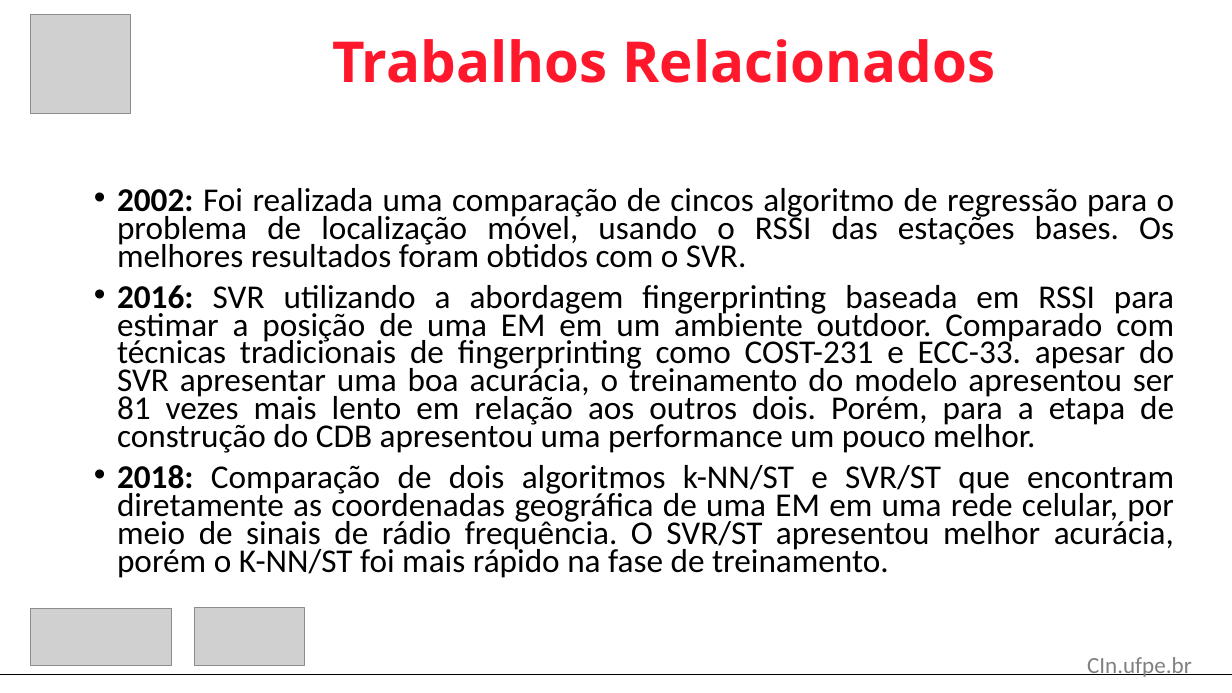
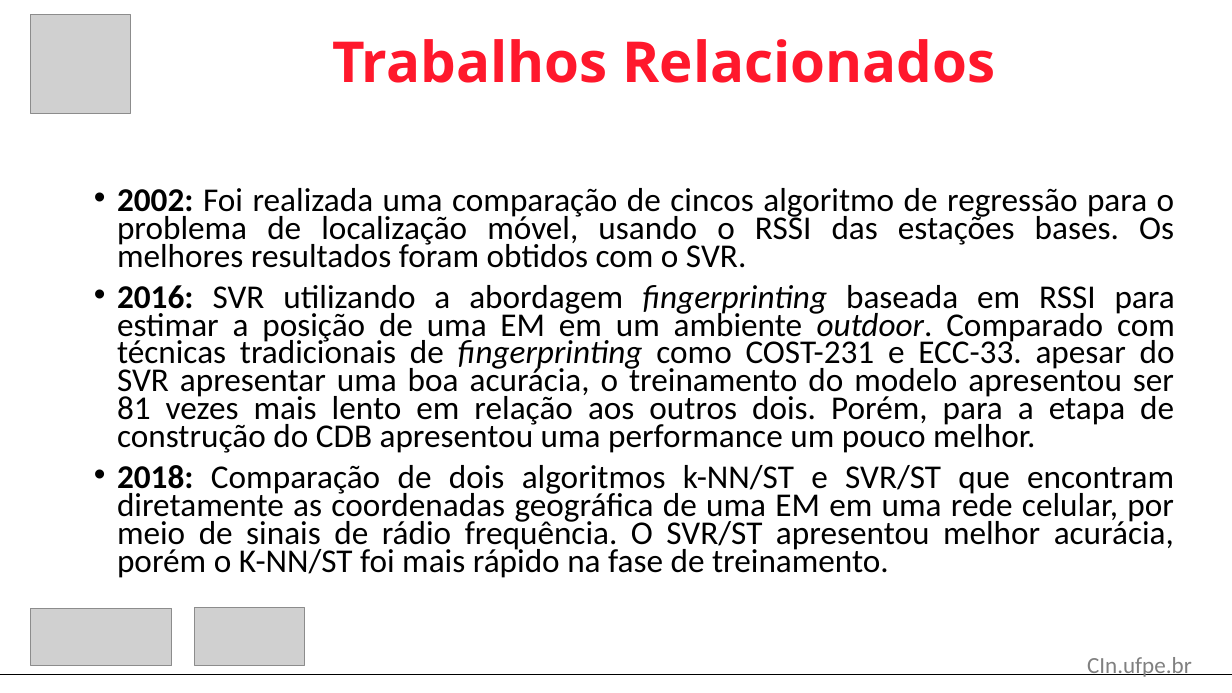
Before and after one commit to Douglast1997/TG-2020.1, a slide deck: slide 19 of Apresentação/Apresentação_TG 2020.3.pptx. Drawn at 1232x693 pixels with LibreOffice and Linux fonts; fonts in the diff are those of the drawing; grey boxes stand for pictures. Boxes give left, top, right and bottom in pixels: in the first picture for what was removed or moved away, otherwise in the second. Text is boxed around its words. In the diff, an @@ line names an element or a change of style, - is before the commit and + after.

```diff
--- a/Apresentação/Apresentação_TG 2020.3.pptx
+++ b/Apresentação/Apresentação_TG 2020.3.pptx
@@ text at (117, 285, 1175, 453): italic on in "fingerprinting outdoor. fingerprinting" @@
```
Also in this commit, not shown: 5 other slides changed, 1 slide added, 11 other files.
